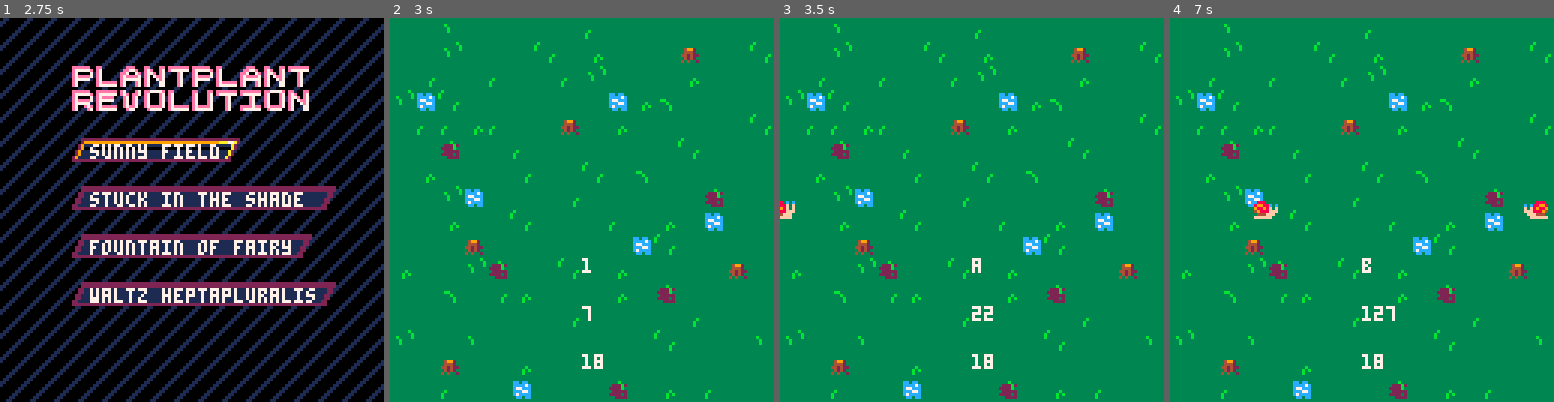
Above: before the commit, frames 1-4 (left to right).
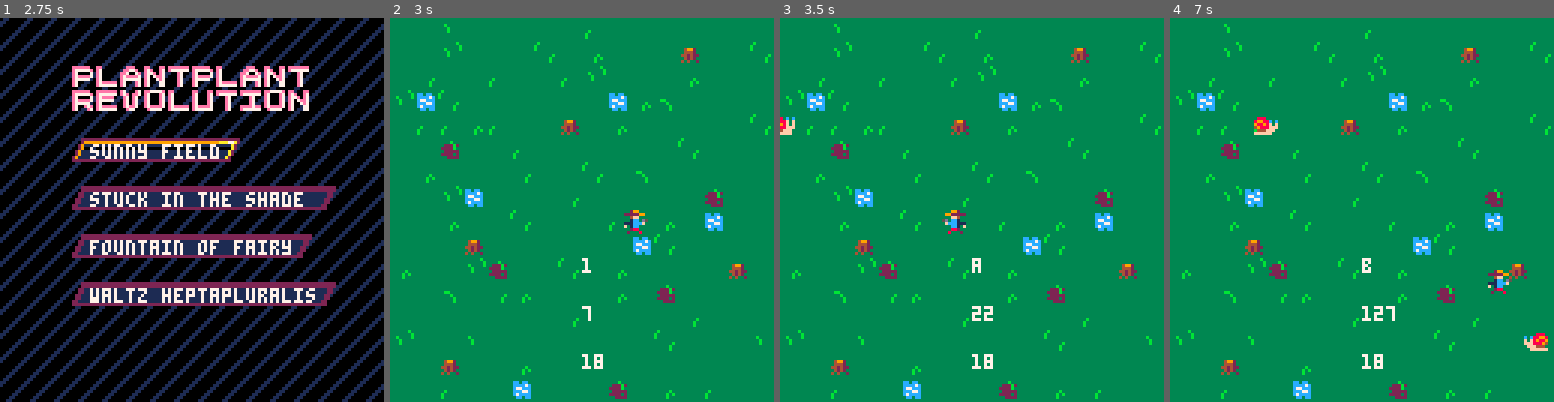
Above: after the commit, the same moments.

Repository: RCJurriaans/ludumdare46
Game: PICO-8 cartridge ppr0.p8
Same seed, same stepped clock (60 frames per second), same inputs: the game is played once before the commit and once after it.
Inputs:
- Up to frame 1 (2.75 s): tap O (Z key) at 0.7, 1.7, 2.1, 2.5 s; hold Right 1.6-2.1 s; hold Up 2.15-2.42 s; hold Right from 2.47 s (still down)
- Up to frame 2 (3 s): keep holding Right; tap O (Z key) at 2.9 s
- Up to frame 3 (3.5 s): release Right at 3.03 s; hold Left from 3.08 s (still down); tap O (Z key) at 3.3 s
- Up to frame 4 (7 s): release Left at 3.58 s; hold Down 3.63-3.97 s; tap O (Z key) every 0.4 s from 3.7 to 6.9 s; hold Right 4.02-4.68 s; hold Up 4.73-5.03 s; hold Left 5.08-5.68 s; hold Down 5.73-6.03 s; hold Right 6.08-6.58 s; hold Right from 6.63 s (still down)

Frame 1 is identical in both runs. In frame 2, 0.2% of the frame differs, in the area x 60-68%, y 50-57%; in frame 3, 0.5%; in frame 4, 1.1%, in the area x 21-99%, y 25-87%.

Commit message:
added cowboy (player) movement and shooting

Diff:
--- a/ppr0.p8
+++ b/ppr0.p8
@@ -165,7 +165,10 @@
 cowboy.animations.step=0
 cowboy.animations.spr_xflip=false
 cowboy.animations.spr_yflip=false
-cowboy.animations.sprites= {16}
+cowboy.animations.sprites={16,17,18,19}
+
+-- bullet variables
+bullets = {}
 
 -- enemy variables
 mobs = {} -- holds enemies
@@ -184,19 +187,57 @@
 mobtypes.bug.spr_dir=up
 mobtypes.bug.sprites = {160,161,162}
 
+
 -- player movement
 function updatecowboy()
     if btn(0) then
         cowboy.x-=cowboy.speed
+        cowboy.direction=left
     end
     if btn(1) then
         cowboy.x+=cowboy.speed
+        cowboy.direction=right
     end
     if btn(2) then
         cowboy.y-=cowboy.speed
+        cowboy.direction=up
     end
     if btn(3) then
-        cowboy.y-=cowboy.speed
+        cowboy.y+=cowboy.speed
+        cowboy.direction=down
+    end
+    if btn(4) then
+        add(bullets, newbullet(cowboy.x,cowboy.y,cowboy.direction))
+    end
+end
+
+-- makes new bullet
+function newbullet(x, y, direction)
+    bullet={}
+    bullet.x=x
+    bullet.y=y
+    bullet.direction=direction
+    bullet.speed=3
+    bullet.animations={}
+	bullet.animations.tick=0
+	bullet.animations.frame=0
+	bullet.animations.step=0
+	bullet.animations.spr_xflip=false
+	bullet.animations.spr_yflip=false
+	bullet.animations.sprites={164}
+
+    return bullet
+end
+
+function updatebullets()
+    for bullet in all(bullets) do
+        move(bullet)
+    end
+end
+
+function drawbullets()
+    for bullet in all(bullets) do
+        animate(bullet)
     end
 end
 
@@ -263,13 +304,13 @@
 	randomoffset=flr(rnd(4))
 
 	if screendir==left then
-		addmob(makemob(mobtypes.snail,-8,60,right))
+		addmob(makemob(mobtypes.snail,-8-randomoffset*8,randompos*8,right))
 	elseif screendir==right then
-		addmob(makemob(mobtypes.snail,128,60,left))
+		addmob(makemob(mobtypes.snail,128+randomoffset*8,randompos*8,left))
 	elseif screendir==up then
-		addmob(makemob(mobtypes.bug,60,-8,down))
+		addmob(makemob(mobtypes.bug,randompos*8,-8-randomoffset*8,down))
 	else
-		addmob(makemob(mobtypes.bug,60,128,up))
+		addmob(makemob(mobtypes.bug,randompos*8,128+randomoffset*8,up))
 	end
 end
 
@@ -319,13 +360,15 @@
 
 -- play state
 function states.play:init()
-	self.next_state="menu"
+	self.next_state="play"
 end
 
 function states.play:draw()
     cls()
     map(0,3)
+    spr(cowboy.animations.sprites[cowboy.direction+1],cowboy.x,cowboy.y)
     drawmobs()
+    drawbullets()
     print(currentElem, 64, 80,7)
     print(songTimer,64,96,7)
     print(songSpeed,64,112,7)
@@ -349,6 +392,7 @@
     end
 
     updatecowboy()
+    updatebullets()
     updatemobs()
 end
 
@@ -401,14 +445,14 @@
 0070070011000000000000000000000002911111111111111111a20002211111111111111111220000000000cccc000000090aaaaaaa09000000000000000000
 000000001000000100000000000000002911111111111111111a200022111111111111111112200000000cccc00000000000aaaaaaaaa0000000000000000000
 00000000000000110000000000000000222222222222222222222000222222222222222222222000000ccc0000000ccc0099aaaaaaaaa0000000000000000000
-0009920000000000000000000000000000000000000000000000000000000000000000000000000000000000000ccc000000aaaaaaaaa9900000000000000000
-099222220000000000000000000000000000000000000000000000000000000000000000000000000000000000cc00000000aaaaaaaaa0000000000000000000
-000ff400000000000000000000000000000000000000000000000000000000000000000000000000000000ccc000000000090aaaaaaa09000000000000000000
-5d0cc1000000000000000000000000000000000000000000000000000000000000000000000000000000ccc000000000009000aaaaa000900000000000000000
-0fccc1110000000000000000000000000000000000000000000000000000000000000000000000000000000000ccc00000000909090900000000000000000000
-000cc10f0000000000000000000000000000000000000000000000000000000000000000000000000c00c00000c0000000009009090090000000000000000000
-000882000000000000000000000000000000000000000000000000000000000000000000000000000ccc00000000000000000000000000000000000000000000
-00800020000000000000000000000000000000000000000000000000000000000000000000000000000000000000000000000000000000000000000000000000
+0009920000299000004990600009440000000000000000000000000000000000000000000000000000000000000ccc000000aaaaaaaaa9900000000000000000
+099222222222299000429060000924000000000000000000000000000000000000000000000000000000000000cc00000000aaaaaaaaa0000000000000000000
+000ff400004ff000004290f000092400000900000000000000000000000000000000000000000000000000ccc000000000090aaaaaaa09000000000000000000
+5d0cc100001cc0d5004490c00cc99411000a000000000000000000000000000000000000000000000000ccc000000000009000aaaaa000900000000000000000
+0fccc111111cccf01111ccc00f0cc1040000000000000000000000000000000000000000000000000000000000ccc00000000909090900000000000000000000
+000cc10ff01cc000f011c0000d0cc1000000000000000000000000000000000000000000000000000c00c00000c0000000009009090090000000000000000000
+0008820000288000002280000d0882000000000000000000000000000000000000000000000000000ccc00000000000000000000000000000000000000000000
+00800020020008000020800000080200000000000000000000000000000000000000000000000000000000000000000000000000000000000000000000000000
 00000000000000000000000000000000000000000000000000000000000000000000000000000000000000000000000000000000000000000000000000000000
 00000000000000000000000000000000000000000000000000000000000000000000000000000000000000000000000000000000000000000000000000000000
 00000000000000000000000000000000000000000000000000000000000000000000000000000000000888000088800000000000000000000000000000000000
